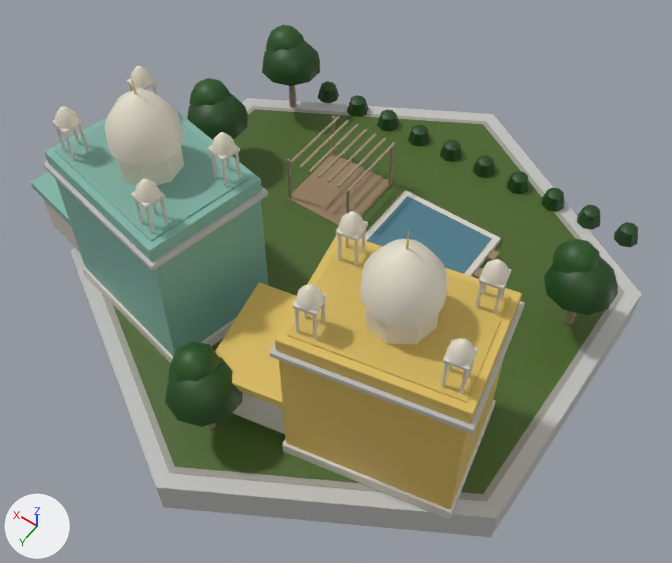
Two versions of the glTF model native/godot/assets/art/blender/luxuryVillas_india.glb, one commit apart.
One viewpoint serves both versions: a camera (50 mm lens) standing at (-14.0, 20.7, 31.4) and looking at (-0.9, 2.4, 2.6). The lights are fixed; the arrows at lower left show +X, +Y and +Z. The first picture is the older version. Vertices at exactly the same position are counted once.

Before the edit, the objects in view are built like this:
```python
me_leaf = bpy.data.meshes.new('leaf')
me_leaf.from_pydata(...)  # 434 vertices, 680 faces; spans x -10.2..10.2, y -9.2..10.6, z 0.1..4.4
me_leaf.materials.append(mat_leaf)
me_pavers = bpy.data.meshes.new('pavers')
me_pavers.from_pydata(...)  # 12 vertices, 20 faces; spans x -10.0..10.0, y -11.6..11.6, z 0.1
me_pavers.materials.append(mat_pavers)
me_stone = bpy.data.meshes.new('stone')
me_stone.from_pydata(...)  # 1288 vertices, 2324 faces; spans x -9.3..9.1, y -5.2..8.5, z 0.1..8.9
me_stone.materials.append(mat_stone)
me_turf = bpy.data.meshes.new('turf')
me_turf.from_pydata(...)  # 12 vertices, 20 faces; spans x -9.8..9.8, y -11.3..11.3, z 0.1..0.2
me_turf.materials.append(mat_turf)
me_wall_concrete = bpy.data.meshes.new('wall_concrete')
me_wall_concrete.from_pydata(...)  # 556 vertices, 980 faces; spans x -10.7..10.7, y -12.3..12.3, z -1.6..6.8
me_wall_concrete.materials.append(mat_wall_concrete)
me_wood = bpy.data.meshes.new('wood')
me_wood.from_pydata(...)  # 256 vertices, 428 faces; spans x -9.0..9.0, y -7.2..9.4, z 0.1..3.0
me_wood.materials.append(mat_wood)
ob_leaf = bpy.data.objects.new('leaf', me_leaf)
ob_leaf.location = (0.0, 0.0, 0.0)
ob_pavers = bpy.data.objects.new('pavers', me_pavers)
ob_pavers.location = (0.0, 0.0, 0.0)
ob_stone = bpy.data.objects.new('stone', me_stone)
ob_stone.location = (0.0, 0.0, 0.0)
ob_turf = bpy.data.objects.new('turf', me_turf)
ob_turf.location = (0.0, 0.0, 0.0)
ob_wall_concrete = bpy.data.objects.new('wall_concrete', me_wall_concrete)
ob_wall_concrete.location = (0.0, 0.0, 0.0)
ob_wood = bpy.data.objects.new('wood', me_wood)
ob_wood.location = (0.0, 0.0, 0.0)
# also in view: 'glass' at (-0.1, -0.6, 3.2); 'cladding' at (4.5, 5.3, 1.9); 'plaster' at (1.4, 5.3, 5.7)
```
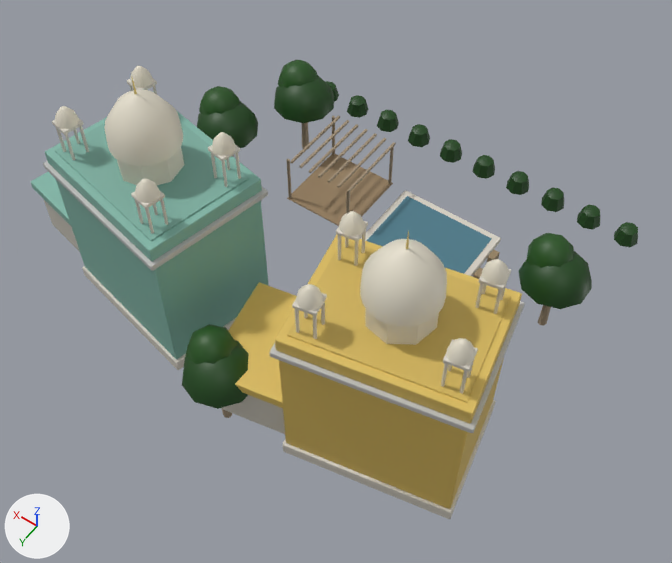
Location of each change, [x1, y1, x2, y2] in pixels of the pictures (672 x 563 px; the box of a moved part takes in the faces that stretch with it):
'turf', deleted (green): before [113, 109, 605, 494]
'wall_concrete', reshaped (mostly hidden afterwards): before [43, 98, 641, 537]; after [43, 161, 525, 433]
'leaf', reshaped (13% shorter): before [165, 25, 638, 427]; after [182, 60, 638, 409]
'wood', reshaped (11% narrower, 12% shorter): before [207, 85, 576, 429]; after [222, 115, 551, 418]
'pavers', deleted: before [102, 106, 625, 501]
part 1 of me_leaf, moved or reshaped: before [544, 257, 618, 315]; after [518, 251, 592, 309]
part 2 of me_leaf, moved or reshaped: before [552, 238, 600, 274]; after [526, 233, 574, 268]
part 3 of me_leaf, moved or reshaped: before [187, 93, 248, 140]; after [197, 101, 258, 148]
part 4 of me_leaf, moved or reshaped: before [189, 78, 231, 107]; after [199, 86, 240, 115]
part 5 of me_leaf, moved or reshaped: before [262, 40, 320, 86]; after [274, 76, 334, 123]
part 6 of me_leaf, moved or reshaped: before [266, 25, 304, 52]; after [278, 60, 318, 88]
part 7 of me_leaf, moved or reshaped: before [165, 357, 243, 427]; after [182, 340, 249, 409]
part 8 of me_leaf, moved or reshaped: before [169, 341, 221, 382]; after [186, 324, 237, 364]
part 9 of me_wall_concrete, deleted: before [70, 98, 641, 537]
part 10 of me_wood, moved or reshaped: before [564, 311, 576, 325]; after [538, 305, 551, 326]
part 11 of me_wood, moved or reshaped: before [289, 85, 297, 107]; after [302, 122, 309, 149]
part 12 of me_wood, moved or reshaped: before [207, 423, 216, 429]; after [222, 409, 232, 418]

The change, as a diff of the scene's bpy script:
```diff
--- a/native/godot/assets/art/blender/luxuryVillas_india.glb.py
+++ b/native/godot/assets/art/blender/luxuryVillas_india.glb.py
@@ me_leaf @@
 # used by ob_leaf; location = (0.0, 0.0, 0.0)
-me_leaf.from_pydata(...)  # 434 vertices, 680 faces; spans x -10.2..10.2, y -9.2..10.6, z 0.1..4.4
+me_leaf.from_pydata(...)  # 434 vertices, 680 faces; spans x -9.4..9.5, y -9.2..9.7, z 0.1..4.4
+# me_leaf part 1: the loose piece of 41 vertices spanning x -10.2..-7.4, y -4.4..-1.6, z 2.6..3.9 is moved by (0.9, 0.3, 0.0)
+# me_leaf part 2: the loose piece of 25 vertices spanning x -9.3..-7.4, y -4.2..-2.3, z 3.4..4.4 is moved by (0.9, 0.3, 0.0)
+# me_leaf part 3: the loose piece of 41 vertices spanning x 7.4..10.2, y -3.4..-0.6, z 2.6..3.9 is moved by (-0.7, 0.2, 0.0)
+# me_leaf part 4: the loose piece of 25 vertices spanning x 8.3..10.2, y -3.2..-1.3, z 3.4..4.4 is moved by (-0.7, 0.2, 0.0)
+# me_leaf part 5: the loose piece of 41 vertices spanning x 7.0..9.8, y -8.4..-5.6, z 2.6..3.9 is moved by (-2.0, 1.7, 0.0)
+# me_leaf part 6: the loose piece of 25 vertices spanning x 7.9..9.8, y -8.2..-6.3, z 3.4..4.4 is moved by (-2.0, 1.7, 0.0)
+# me_leaf part 7: the loose piece of 41 vertices spanning x -1.4..1.4, y 7.8..10.6, z 2.6..3.9 is moved by (0.0, -0.9, 0.0)
+# me_leaf part 8: the loose piece of 25 vertices spanning x -0.5..1.4, y 8.0..9.9, z 3.4..4.4 is moved by (0.0, -0.9, 0.0)
 me_leaf.materials.append(mat_leaf)
@@ me_wall_concrete @@
 # used by ob_wall_concrete; location = (0.0, 0.0, 0.0)
-me_wall_concrete.from_pydata(...)  # 556 vertices, 980 faces; spans x -10.7..10.7, y -12.3..12.3, z -1.6..6.8
+me_wall_concrete.from_pydata(...)  # 544 vertices, 960 faces; spans x -9.4..9.2, y 1.8..8.6, z 0.1..6.8
+# me_wall_concrete part 9: the loose piece of 12 vertices spanning x -10.7..10.7, y -12.3..12.3, z -1.6..0.1 is deleted
 me_wall_concrete.materials.append(mat_wall_concrete)
@@ me_wood @@
 # used by ob_wood; location = (0.0, 0.0, 0.0)
-me_wood.from_pydata(...)  # 256 vertices, 428 faces; spans x -9.0..9.0, y -7.2..9.4, z 0.1..3.0
+me_wood.from_pydata(...)  # 256 vertices, 428 faces; spans x -8.0..8.3, y -5.5..8.5, z -0.2..3.0
+# me_wood part 10: the loose piece of 14 vertices spanning x -9.0..-8.6, y -3.2..-2.8, z 0.2..3.0 is scaled about its middle by (1, 1, 1.16), then moved by (0.9, 0.3, -0.2)
+# me_wood part 11: the loose piece of 14 vertices spanning x 8.2..8.6, y -7.2..-6.8, z 0.2..3.0 is scaled about its middle by (1, 1, 1.16), then moved by (-2.0, 1.7, -0.2)
+# me_wood part 12: the loose piece of 14 vertices spanning x -0.2..0.2, y 9.0..9.4, z 0.2..3.0 is scaled about its middle by (1, 1, 1.16), then moved by (0.0, -0.9, -0.2)
+# other edits to the shape of me_wood do not show in these pictures
 me_wood.materials.append(mat_wood)
@@ ob_pavers @@
-ob_pavers = bpy.data.objects.new('pavers', me_pavers)
-ob_pavers.location = (0.0, 0.0, 0.0)
@@ ob_turf @@
-ob_turf = bpy.data.objects.new('turf', me_turf)
-ob_turf.location = (0.0, 0.0, 0.0)
```
